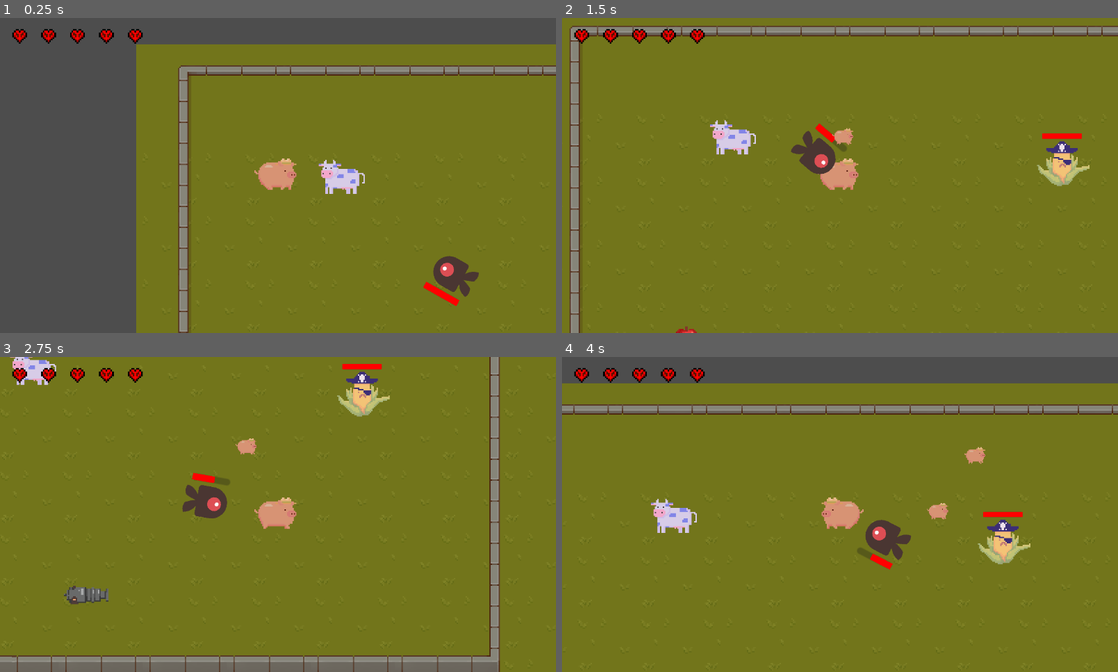
Above: before the commit, frames 1-4 (two rows, left to right).
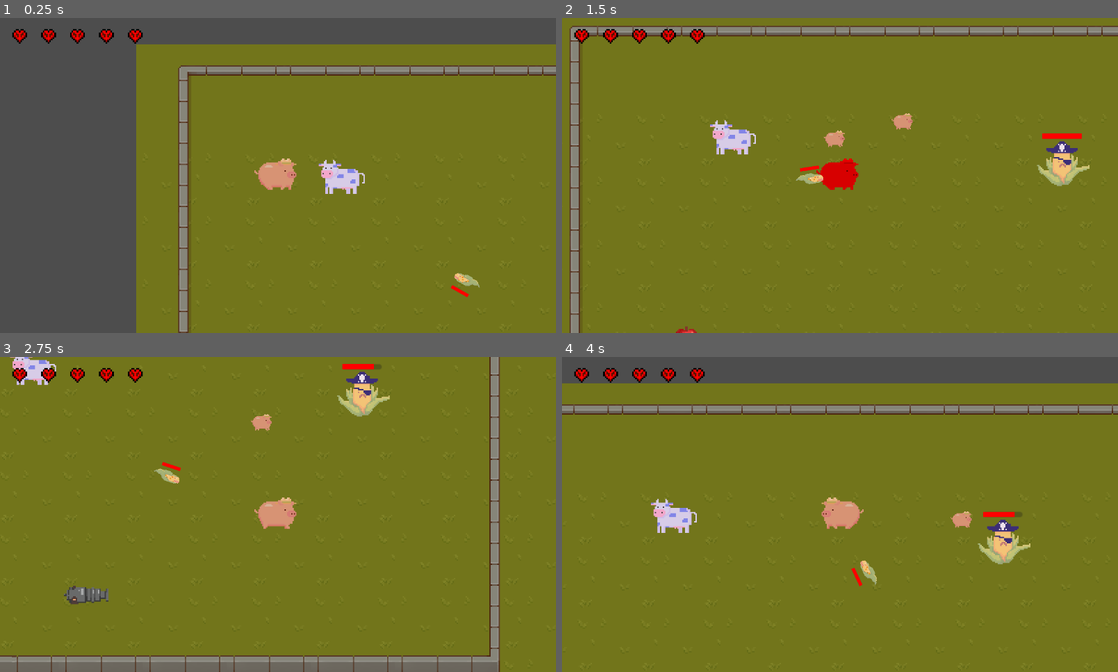
Above: after the commit, the same moments.

Repository: JasonLee4/MaizeRunnerGame
Game: Godot game, scene res://scenes/levels/main_level.tscn
Two runs of this game, one before a commit and one after it. Both use one fixed random seed, a clock stepped at 60 frames per second and the inputs below.
Inputs (mouse positions are in pixels of both pictures, inside the frame that each line leads up to):
- Up to frame 1 (0.25 s): no input
- Up to frame 2 (1.5 s): move the mouse to (962, 159) at 0.52 s; hold D (right) 0.53-1.28 s; tap Space (dash, bound only after the commit) at 0.6 s; click (962, 159) at 0.8 s; move the mouse to (728, 191) at 1.27 s; hold S (down) from 1.28 s (still down); click (728, 191) at 1.35 s
- Up to frame 3 (2.75 s): tap Space (dash, bound only after the commit) at 1.55 s; move the mouse to (333, 445) at 2.02 s; release S (down) at 2.03 s; hold D (right) from 2.03 s (still down); hold F (advance_dialogue) from 2.03 s (still down); click (333, 445) at 2.3 s
- Up to frame 4 (4 s): move the mouse to (812, 577) at 2.77 s; release D (right) at 2.78 s; release F (advance_dialogue) at 2.78 s; hold W (up) 2.78-3.53 s; tap Space (dash, bound only after the commit) at 2.85 s; move the mouse to (1006, 561) at 3.52 s; hold A (left) from 3.53 s (still down); click (1006, 561) at 3.6 s

The runs differ from the first frame. In frame 1, 0.8% of the frame differs, in the area x 76-87%, y 75-92%; in frame 2, 1.6%, in the area x 41-64%, y 30-55%; in frame 3, 1.2%; in frame 4, 1.4%.

Commit message:
adding and fixing enemy scenes and scripts

Diff:
--- a/project.godot
+++ b/project.godot
@@ -50,11 +50,6 @@
 "events": [Object(InputEventKey,"resource_local_to_scene":false,"resource_name":"","device":-1,"window_id":0,"alt_pressed":false,"shift_pressed":false,"ctrl_pressed":false,"meta_pressed":false,"pressed":false,"keycode":0,"physical_keycode":68,"key_label":0,"unicode":100,"echo":false,"script":null)
 ]
 }
-space={
-"deadzone": 0.5,
-"events": [Object(InputEventKey,"resource_local_to_scene":false,"resource_name":"","device":0,"window_id":0,"alt_pressed":false,"shift_pressed":false,"ctrl_pressed":false,"meta_pressed":false,"pressed":false,"keycode":0,"physical_keycode":32,"key_label":0,"unicode":0,"echo":false,"script":null)
-]
-}
 advance_dialogue={
 "deadzone": 0.5,
 "events": [Object(InputEventKey,"resource_local_to_scene":false,"resource_name":"","device":-1,"window_id":0,"alt_pressed":false,"shift_pressed":false,"ctrl_pressed":false,"meta_pressed":false,"pressed":false,"keycode":0,"physical_keycode":70,"key_label":0,"unicode":102,"echo":false,"script":null)
@@ -67,12 +62,17 @@
 }
 dash={
 "deadzone": 0.5,
-"events": [Object(InputEventKey,"resource_local_to_scene":false,"resource_name":"","device":0,"window_id":0,"alt_pressed":false,"shift_pressed":false,"ctrl_pressed":false,"meta_pressed":false,"pressed":false,"keycode":0,"physical_keycode":70,"key_label":0,"unicode":0,"echo":false,"script":null)
+"events": [Object(InputEventKey,"resource_local_to_scene":false,"resource_name":"","device":-1,"window_id":0,"alt_pressed":false,"shift_pressed":false,"ctrl_pressed":false,"meta_pressed":false,"pressed":false,"keycode":0,"physical_keycode":32,"key_label":0,"unicode":32,"echo":false,"script":null)
 ]
 }
 shoot={
 "deadzone": 0.5,
 "events": [Object(InputEventMouseButton,"resource_local_to_scene":false,"resource_name":"","device":-1,"window_id":0,"a …(253 unchanged characters)…
+]
+}
+punch={
+"deadzone": 0.5,
+"events": [Object(InputEventMouseButton,"resource_local_to_scene":false,"resource_name":"","device":-1,"window_id":0,"alt_pressed":false,"shift_pressed":false,"ctrl_pressed":false,"meta_pressed":false,"button_mask":0,"position":Vector2(0, 0),"global_position":Vector2(0, 0),"factor":1.0,"button_index":2,"canceled":false,"pressed":false,"double_click":false,"script":null)
 ]
 }
 
--- a/scenes/characters/Pig.gd
+++ b/scenes/characters/Pig.gd
@@ -4,7 +4,11 @@
 #Dash variable
 var dashDirection = Vector2(1,0)
 var dashready = true
-#var enemy_inattack_range = false
+
+var shootready = true
+
+var punchready = true
+
 @export var enemies_pig_can_attack = []
 var invulnerable = false
 var pig_alive = true
@@ -35,6 +39,7 @@
 			$Marker2D.position.x = abs($Marker2D.position.x)
 
 
+
 	else:
 		$AnimationPlayer.stop()
 
@@ -42,7 +47,6 @@
 
 	get_input()
 	move_and_slide()
-	attack()
 	shoot()
 
 	if Globals.health <= 0:
@@ -52,10 +56,49 @@
 		self.queue_free()
 
 func dash(dashDirection) :
-	if Input.is_action_just_pressed("space") and dashready:
+	if Input.is_action_just_pressed("dash") and dashready:
 		velocity = dashDirection.normalized()*1200
 		dashready = false
 		$dash_cooldown.start()
+
+func _on_dash_cooldown_timeout():
+	print("dash is ready")
+	dashready = true
+
+
+#ranged ability
+func shoot():
+	if Input.is_action_just_pressed("shoot") and shootready:
+		shootready = false
+		var pb = pigbullet_scene.instantiate()
+		get_parent().add_child(pb)
+		pb.global_position = $Marker2D.global_position
+		var dir = (get_global_mouse_position() - pb.global_position).normalized()
+		#pb.global_rotation = dir.angle() + PI / 2.0
+		pb.direction = dir
+
+		$shoot_cooldown.start()
+
+
+func _on_shoot_cooldown_timeout():
+	shootready = true
+
+
+
+func _on_punch_hurtbox_area_entered(area):
+	#print("punching area " + area.name)
+	#if area.get_parent().has_method("enemy"):
+		#print("testing punch...")
+		#
+		#area.get_parent().take_damage(basic_damage)
+	pass
+
+
+
+
+func _on_punch_cooldown_timeout():
+	punchready = true
+
 
 func player():
 	pass
@@ -70,7 +113,7 @@
 		body.can_attack_player = false
 		#enemy_inattack_range = false
 
-func recieve_damage(damage):
+func receive_damage(damage):
 	if not invulnerable:
 		Globals.health = Globals.health - damage
 		invulnerable = true
@@ -84,32 +127,8 @@
 		print("player took ",damage," damage")
 	pass
 
-func _on_basic_attack_cooldown_timeout():
-	$basic_attack_cooldown.stop()
-	can_basic_attack = true
 
-func attack():
-	if Input.is_action_just_pressed("space"):
-		$basic_attack_cooldown.start()
-		can_basic_attack = false
-		for enemy in enemies_pig_can_attack:
-			enemy.recieve_damage(basic_damage)
-
-#ranged ability
-func shoot():
-	if Input.is_action_just_pressed("shoot"):
-		var pb = pigbullet_scene.instantiate()
-		get_parent().add_child(pb)
-		pb.global_position = $Marker2D.global_position
-		var dir = (get_global_mouse_position() - pb.global_position).normalized()
-		#pb.global_rotation = dir.angle() + PI / 2.0
-		pb.direction = dir
 
 
 func _on_dmg_iframe_cooldown_timeout():
 	invulnerable = false
-
-
-func _on_dash_cooldown_timeout():
-	print("dash is ready")
-	dashready = true
--- a/scenes/characters/pig.tscn
+++ b/scenes/characters/pig.tscn
@@ -67,12 +67,16 @@
 [sub_resource type="CapsuleShape2D" id="CapsuleShape2D_a3r7q"]
 height = 28.0
 
-[sub_resource type="RectangleShape2D" id="RectangleShape2D_0ik2p"]
-size = Vector2(39, 32)
+[sub_resource type="CapsuleShape2D" id="CapsuleShape2D_w6u8y"]
+radius = 15.0
+
+[sub_resource type="RectangleShape2D" id="RectangleShape2D_2t8br"]
 
 [node name="Pig" type="CharacterBody2D"]
 collision_mask = 4
 script = ExtResource("1_hx4hr")
+
+[node name="weapon" type="Node2D" parent="."]
 
 [node name="weapon_sprite" type="Sprite2D" parent="."]
 position = Vector2(0, -13)
@@ -97,13 +101,15 @@
 [node name="pig_hitbox" type="Area2D" parent="."]
 
 [node name="CollisionShape2D" type="CollisionShape2D" parent="pig_hitbox"]
-shape = SubResource("RectangleShape2D_0ik2p")
+shape = SubResource("CapsuleShape2D_w6u8y")
 
 [node name="dmg_iframe_cooldown" type="Timer" parent="."]
 
-[node name="basic_attack_cooldown" type="Timer" parent="."]
+[node name="punch_cooldown" type="Timer" parent="."]
+wait_time = 5.0
 
-[node name="ranged_attack_cooldown" type="Timer" parent="."]
+[node name="shoot_cooldown" type="Timer" parent="."]
+wait_time = 0.5
 
 [node name="dash_cooldown" type="Timer" parent="."]
 wait_time = 4.0
@@ -111,9 +117,17 @@
 [node name="Marker2D" type="Marker2D" parent="."]
 position = Vector2(16, -15)
 
+[node name="punch_hurtbox" type="Area2D" parent="."]
+
+[node name="CollisionShape2D" type="CollisionShape2D" parent="punch_hurtbox"]
+position = Vector2(27, 0)
+shape = SubResource("RectangleShape2D_2t8br")
+
 [connection signal="body_entered" from="pig_hitbox" to="." method="_on_pig_hitbox_body_entered"]
 [connection signal="body_exited" from="pig_hitbox" to="." method="_on_pig_hitbox_body_exited"]
 [connection signal="timeout" from="dmg_iframe_cooldown" to="." method="_on_dmg_iframe_cooldown_timeout"]
-[connection signal="timeout" from="basic_attack_cooldown" to="." method="_on_basic_attack_cooldown_timeout"]
-[connection signal="timeout" from="ranged_attack_cooldown" to="." method="_on_ranged_attack_cooldown_timeout"]
+[connection signal="timeout" from="punch_cooldown" to="." method="_on_punch_cooldown_timeout"]
+[connection signal="timeout" from="shoot_cooldown" to="." method="_on_shoot_cooldown_timeout"]
 [connection signal="timeout" from="dash_cooldown" to="." method="_on_dash_cooldown_timeout"]
+[connection signal="area_entered" from="punch_hurtbox" to="." method="_on_punch_hurtbox_area_entered"]
+[connection signal="body_entered" from="punch_hurtbox" to="." method="_on_punch_hurtbox_body_entered"]
--- a/scenes/enemies/cornpirate.gd
+++ b/scenes/enemies/cornpirate.gd
@@ -1,11 +1,9 @@
 extends enemy
+
 @onready var pigbullet_node = get_parent().get
 var cornbullet_scene = preload("res://scenes/projectiles/cornbullet.tscn")
-#var enemy_attack_cooldown = true
 
-#var player_inrange = false
-#var can_take_damage = true
-#var damaged = false
+
 
 @onready var pig = get_parent().get_node("Pig")
 var pig_position
@@ -23,8 +21,7 @@
 func enemy():
 	pass
 
-func set_health():
-	$Healthbar.value = health
+
 
 #func deal_with_damage():
 	#if damaged and can_take_damage == true:
--- a/scenes/enemies/cornpirate.tscn
+++ b/scenes/enemies/cornpirate.tscn
@@ -67,7 +67,8 @@
 }]
 
 [node name="cornpirate" type="CharacterBody2D"]
-collision_mask = 5
+collision_layer = 2
+collision_mask = 13
 script = ExtResource("1_iwva1")
 
 [node name="Sprite2D" type="Sprite2D" parent="."]
@@ -102,8 +103,8 @@
 [node name="dmg_iframe_cooldown" type="Timer" parent="."]
 
 [node name="enemy_hitbox" type="Area2D" parent="."]
-collision_layer = 9
-collision_mask = 8
+collision_layer = 0
+collision_mask = 9
 
 [node name="hitboxshape" type="CollisionShape2D" parent="enemy_hitbox"]
 position = Vector2(0, -2)
--- a/scenes/enemies/enemy.gd
+++ b/scenes/enemies/enemy.gd
@@ -21,16 +21,12 @@
 
 # Called when the node enters the scene tree for the first time.
 func _ready():
-	var mob_types = $AnimatedSprite2D.sprite_frames.get_animation_names()
-	$AnimatedSprite2D.play(mob_types[randi() % mob_types.size()])
-	$Healthbar.max_value = MAX_HEALTH
 	set_health()
 
 func set_health():
+	$Healthbar.max_value = MAX_HEALTH
 	$Healthbar.value = health
 
-#func _on_visible_on_screen_notifier_2d_screen_exited():
-	#queue_free()
 
 # Called every frame. 'delta' is the elapsed time since the previous frame.
 func _process(delta):
@@ -59,19 +55,23 @@
 		can_attack = false
 		$attack_cooldown.start()
 		if not ranged:
-			player.recieve_damage(damage)
-	pass
+			player.receive_damage(damage)
 
-func recieve_damage(damage_value):
-	print("damaged hit")
-	if not invulnerable:
-		health = health - damage_value
-		set_health()
-		invulnerable = true
-		$dmg_iframe_cooldown.start()
-		print("Slime health = ", health)
-		if health <= 0:
-			self.queue_free()
+
+func take_damage(damage_value):
+	#print("damaged hit")
+	#if not invulnerable:
+	$AnimatedSprite2D.modulate = Color(2,2,2,2)
+	await get_tree().create_timer(0.1).timeout
+	$AnimatedSprite2D.modulate = Color.WHITE
+
+	health = health - damage_value
+	set_health()
+		#invulnerable = true
+		#$dmg_iframe_cooldown.start()
+	print("Slime health = ", health)
+	if health <= 0:
+		self.queue_free()
 
 func _on_attack_cooldown_timeout():
 	can_attack = true
@@ -81,5 +81,5 @@
 
 func _on_enemy_hitbox_area_entered(area):
 	if area.has_method("pigbullet"):
-		recieve_damage(area.damage)
+		take_damage(area.damage)
 		area.queue_free()
--- a/scenes/enemies/enemy.tscn
+++ b/scenes/enemies/enemy.tscn
@@ -66,6 +66,8 @@
 [node name="VisibleOnScreenNotifier2D" type="VisibleOnScreenNotifier2D" parent="."]
 
 [node name="enemy_hitbox" type="Area2D" parent="."]
+collision_layer = 2
+collision_mask = 13
 
 [node name="CollisionShape2D" type="CollisionShape2D" parent="enemy_hitbox"]
 position = Vector2(0, -0.5)
--- a/scenes/enemies/followingEnemy.gd
+++ b/scenes/enemies/followingEnemy.gd
@@ -10,6 +10,12 @@
 		pig_position  = pig.global_position
 		target_position = (pig_position-position).normalized()
 
+	if pig_position.x < position.x:
+		$Sprite2D.flip_v = true
+	else:
+		$Sprite2D.flip_v = false
+
+
 	if (position.distance_to(pig_position) > 3):
 		velocity = Vector2(target_position * speed)
 		move_and_slide()
@@ -21,13 +27,10 @@
 	health = 50
 	damage = 0
 
-	var mob_types = $AnimatedSprite2D.sprite_frames.get_animation_names()
-	$AnimatedSprite2D.play(mob_types[randi() % mob_types.size()])
+	#var mob_types = $AnimatedSprite2D.sprite_frames.get_animation_names()
+	#$AnimatedSprite2D.play(mob_types[randi() % mob_types.size()])
 	$Healthbar.max_value = MAX_HEALTH
 	set_health()
-
-func set_health():
-	$Healthbar.value = health
 
 #func _on_visible_on_screen_notifier_2d_screen_exited():
 	#queue_free()
@@ -35,6 +38,3 @@
 # Called every frame. 'delta' is the elapsed time since the previous frame.
 func _process(delta):
 	pass
-
-func enemy():
-	pass
--- a/scenes/enemies/followingEnemy.tscn
+++ b/scenes/enemies/followingEnemy.tscn
@@ -1,6 +1,7 @@
-[gd_scene load_steps=12 format=3 uid="uid://cu6fbl27cj8ni"]
+[gd_scene load_steps=13 format=3 uid="uid://cu6fbl27cj8ni"]
 
 [ext_resource type="Script" path="res://scenes/enemies/followingEnemy.gd" id="1_dfq2f"]
+[ext_resource type="Texture2D" uid="uid://dr0ojxowr51kt" path="res://assets/spritesheets/leechfat.png" id="2_ifx37"]
 [ext_resource type="Texture2D" uid="uid://825vqg53eb4y" path="res://assets/enemyFlyingAlt_1.png" id="2_o6mjj"]
 [ext_resource type="Texture2D" uid="uid://emfpb4u68gqe" path="res://assets/enemyFlyingAlt_2.png" id="3_x7ygf"]
 [ext_resource type="Texture2D" uid="uid://cwu076qg8x6r6" path="res://assets/enemySwimming_1.png" id="4_66qlc"]
@@ -45,39 +46,51 @@
 "speed": 5.0
 }]
 
-[sub_resource type="CircleShape2D" id="CircleShape2D_l23aq"]
+[sub_resource type="CapsuleShape2D" id="CapsuleShape2D_64y88"]
+radius = 3.98938
+height = 15.9988
 
 [sub_resource type="RectangleShape2D" id="RectangleShape2D_ed3k4"]
-size = Vector2(40, 29)
+size = Vector2(25, 14.25)
 
 [node name="FollowingEnemy" type="CharacterBody2D"]
+collision_layer = 2
 collision_mask = 13
 script = ExtResource("1_dfq2f")
-metadata/_edit_group_ = true
+speed = 60
+
+[node name="Sprite2D" type="Sprite2D" parent="."]
+scale = Vector2(0.5, 0.5)
+texture = ExtResource("2_ifx37")
+flip_h = true
 
 [node name="AnimatedSprite2D" type="AnimatedSprite2D" parent="."]
+visible = false
 scale = Vector2(0.25, 0.25)
 sprite_frames = SubResource("SpriteFrames_kwn2n")
-animation = &"walk"
+animation = &"fly"
 
 [node name="CollisionShape2D" type="CollisionShape2D" parent="."]
-shape = SubResource("CircleShape2D_l23aq")
+position = Vector2(1, -0.999999)
+rotation = -1.55867
+shape = SubResource("CapsuleShape2D_64y88")
 
 [node name="VisibleOnScreenNotifier2D" type="VisibleOnScreenNotifier2D" parent="."]
+position = Vector2(0, -1)
 
 [node name="enemy_hitbox" type="Area2D" parent="."]
 
 [node name="CollisionShape2D" type="CollisionShape2D" parent="enemy_hitbox"]
-position = Vector2(0, -0.5)
 shape = SubResource("RectangleShape2D_ed3k4")
 
 [node name="dmg_iframe_cooldown" type="Timer" parent="."]
 
 [node name="Healthbar" type="ProgressBar" parent="."]
-offset_left = -13.0
-offset_top = -20.0
-offset_right = 16.0
-offset_bottom = -15.0
+offset_left = -7.0
+offset_top = -10.0
+offset_right = 22.0
+offset_bottom = -5.0
+scale = Vector2(0.5, 0.5)
 step = 1.0
 show_percentage = false
 script = ExtResource("8_quany")
--- a/scenes/items/weapons/cannon.tscn
+++ b/scenes/items/weapons/cannon.tscn
@@ -10,14 +10,11 @@
 size = Vector2(57.5, 31.5)
 
 [node name="cannon" type="RigidBody2D"]
-collision_layer = 16
-collision_mask = 21
+collision_layer = 20
+collision_mask = 5
 gravity_scale = 0.0
 freeze = true
 script = ExtResource("1_gewvo")
-
-[node name="Sprite2D" type="Sprite2D" parent="."]
-texture = ExtResource("2_jngm3")
 
 [node name="CollisionShape2D" type="CollisionShape2D" parent="."]
 position = Vector2(-2, -3)
@@ -29,5 +26,8 @@
 position = Vector2(-2, -3)
 shape = SubResource("RectangleShape2D_v5kxs")
 
+[node name="Sprite2D" type="Sprite2D" parent="Area2D"]
+texture = ExtResource("2_jngm3")
+
 [connection signal="area_entered" from="Area2D" to="." method="_on_area_2d_area_entered"]
 [connection signal="area_exited" from="Area2D" to="." method="_on_area_2d_area_exited"]
--- a/scenes/items/weapons/weapon0.gd
+++ b/scenes/items/weapons/weapon0.gd
@@ -27,6 +27,7 @@
 
 
 
+
 func _on_area_2d_area_exited(area):
 	if area.name == "pig_hitbox":
 		pickup = false
--- a/scenes/objects/itemchest.gd
+++ b/scenes/objects/itemchest.gd
@@ -18,7 +18,7 @@
 		var treasure0 = apple.instantiate()
 		get_parent().add_child(treasure0)
 		treasure0.global_position = $Marker2D.global_position
-		#jump?
+		#hop out
 		treasure0.hop()
 
 
--- a/scenes/objects/itemchest.tscn
+++ b/scenes/objects/itemchest.tscn
@@ -3,11 +3,6 @@
 [ext_resource type="Script" path="res://scenes/objects/itemchest.gd" id="1_jxhfo"]
 [ext_resource type="Texture2D" uid="uid://emfpb4u68gqe" path="res://assets/enemyFlyingAlt_2.png" id="2_5yto2"]
 [ext_resource type="Texture2D" uid="uid://b8lhr2qj8ysk5" path="res://assets/spritesheets/chest.png" id="3_r1bbk"]
-
-[sub_resource type="RectangleShape2D" id="RectangleShape2D_vl23h"]
-
-[sub_resource type="RectangleShape2D" id="RectangleShape2D_d0kf2"]
-size = Vector2(36.5, 27.5)
 
 [sub_resource type="AtlasTexture" id="AtlasTexture_su0kh"]
 atlas = ExtResource("3_r1bbk")
@@ -31,9 +26,23 @@
 "speed": 5.0
 }]
 
+[sub_resource type="RectangleShape2D" id="RectangleShape2D_d0kf2"]
+size = Vector2(44.125, 34.875)
+
+[sub_resource type="RectangleShape2D" id="RectangleShape2D_vl23h"]
+size = Vector2(25, 22)
+
 [node name="Itemchest" type="StaticBody2D"]
 collision_layer = 4
 script = ExtResource("1_jxhfo")
+
+[node name="AnimatedSprite2D" type="AnimatedSprite2D" parent="."]
+scale = Vector2(0.8, 0.674)
+sprite_frames = SubResource("SpriteFrames_orqwy")
+animation = &"chestanimation"
+autoplay = "chestanimation"
+frame = 1
+frame_progress = 0.870359
 
 [node name="Sprite2D" type="Sprite2D" parent="."]
 visible = false
@@ -41,23 +50,17 @@
 scale = Vector2(0.222222, 0.102151)
 texture = ExtResource("2_5yto2")
 
-[node name="CollisionShape2D" type="CollisionShape2D" parent="."]
-shape = SubResource("RectangleShape2D_vl23h")
-
 [node name="Area2D" type="Area2D" parent="."]
 
 [node name="CollisionShape2D" type="CollisionShape2D" parent="Area2D"]
 shape = SubResource("RectangleShape2D_d0kf2")
 
+[node name="CollisionShape2D" type="CollisionShape2D" parent="."]
+position = Vector2(0.5, -1)
+shape = SubResource("RectangleShape2D_vl23h")
+
 [node name="Marker2D" type="Marker2D" parent="."]
 position = Vector2(0, -10)
 
-[node name="AnimatedSprite2D" type="AnimatedSprite2D" parent="."]
-sprite_frames = SubResource("SpriteFrames_orqwy")
-animation = &"chestanimation"
-autoplay = "chestanimation"
-frame = 1
-frame_progress = 0.870359
-
 [connection signal="area_entered" from="Area2D" to="." method="_on_area_2d_area_entered"]
 [connection signal="area_exited" from="Area2D" to="." method="_on_area_2d_area_exited"]
--- a/scenes/projectiles/cornbullet.gd
+++ b/scenes/projectiles/cornbullet.gd
@@ -1,6 +1,7 @@
 extends Area2D
 
-@export var speed = 70
+var player = preload("res://scenes/characters/pig.tscn")
+@export var speed = 180
 var direction = Vector2.DOWN
 
 func start(target_dir):
@@ -22,7 +23,10 @@
 
 
 func _on_body_entered(body):
+	# stop cornbullet from freeing if touching pirate
 	if body.name != "cornpirate":
 		if body.has_method("player"):
-			Globals.health -= 1
+			#Globals.health -= 1
+			print(body.name)
+			body.receive_damage(1)
 		queue_free()
--- a/scenes/projectiles/cornbullet.tscn
+++ b/scenes/projectiles/cornbullet.tscn
@@ -7,11 +7,13 @@
 radius = 2.0
 
 [node name="cornbullet" type="Area2D"]
+collision_layer = 8
+collision_mask = 21
 script = ExtResource("1_h5qca")
 
 [node name="Sprite2D" type="Sprite2D" parent="."]
 position = Vector2(4.76837e-07, 2)
-scale = Vector2(1.875, 1.8125)
+scale = Vector2(2, 1.934)
 texture = ExtResource("2_hpxen")
 
 [node name="CollisionShape2D" type="CollisionShape2D" parent="."]
--- a/scenes/projectiles/pigbullet.gd
+++ b/scenes/projectiles/pigbullet.gd
@@ -13,7 +13,7 @@
 
 #
 func _process(delta):
-		translate(direction*speed*delta)
+	translate(direction*speed*delta)
 
 func pigbullet():
 	pass
@@ -22,8 +22,8 @@
 	queue_free()
 
 
-#func _on_body_entered(body):
-	#if body.name != "player":
-		#if body.has_method("enemy"):
-			#body.damaged = true
-		#queue_free()
+func _on_body_entered(body):
+	if body.name != "player":
+		if body.has_method("enemy"):
+			body.take_damage(damage)
+		queue_free()
--- a/scenes/projectiles/pigbullet.tscn
+++ b/scenes/projectiles/pigbullet.tscn
@@ -7,8 +7,10 @@
 radius = 8.0
 
 [node name="Pigbullet" type="Area2D"]
-collision_mask = 5
+collision_layer = 8
+collision_mask = 6
 script = ExtResource("1_0067b")
+speed = 150
 
 [node name="Sprite2D" type="Sprite2D" parent="."]
 scale = Vector2(0.5, 0.5)
@@ -19,4 +21,6 @@
 [node name="CollisionShape2D" type="CollisionShape2D" parent="."]
 shape = SubResource("CircleShape2D_yt7yq")
 
+[connection signal="area_entered" from="." to="." method="_on_area_entered"]
+[connection signal="body_entered" from="." to="." method="_on_body_entered"]
 [connection signal="screen_exited" from="VisibleOnScreenNotifier2D" to="." method="_on_visible_on_screen_notifier_2d_screen_exited"]
Binary file added: assets/spritesheets/leechfat.png
Not shown, added: assets/spritesheets/leechfat.png.import
Not shown: 1 places in scenes/characters/pig.tscn that only renumber resources
